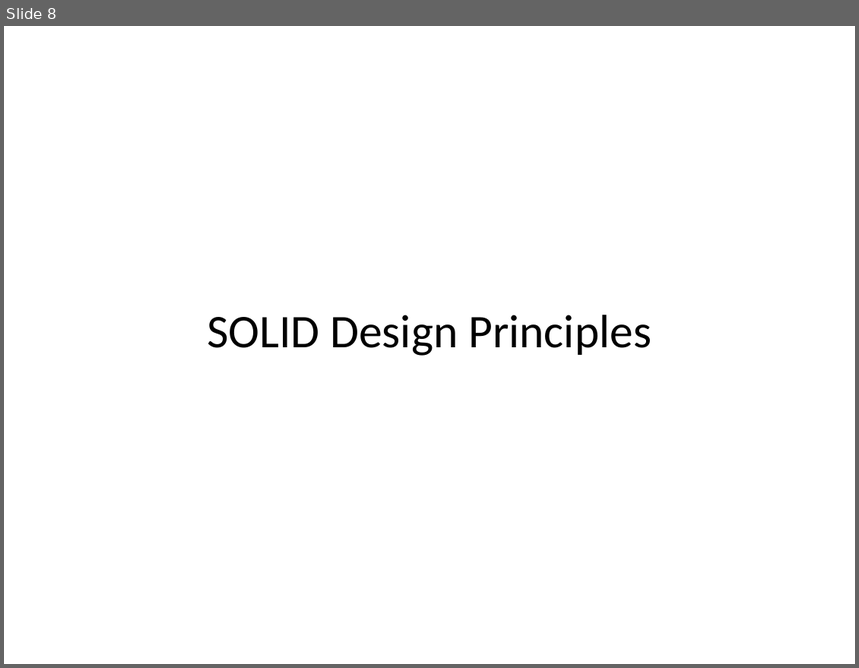
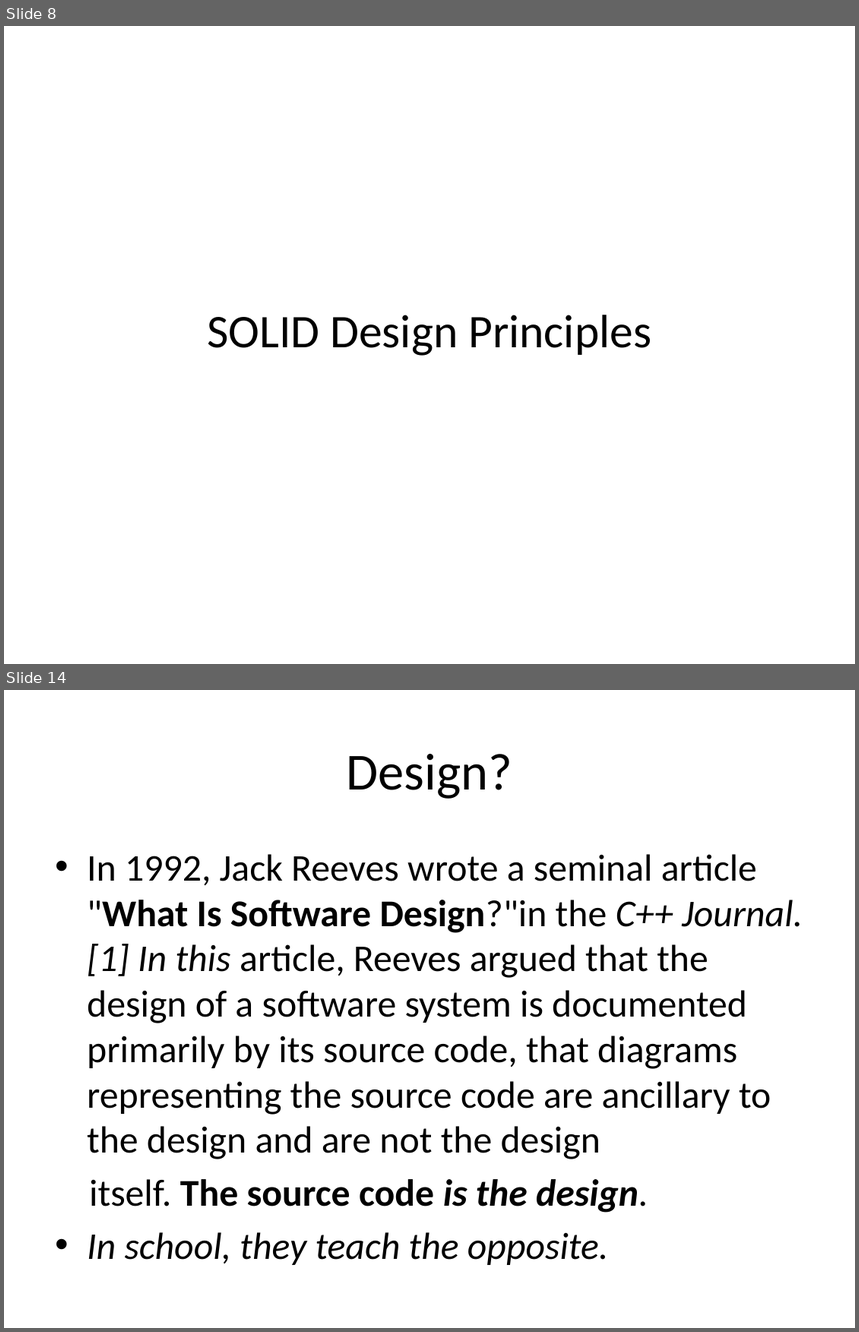
Before and after one commit to sameeri/solid, a slide deck: SOLID Principles of OOD v2.pptx. Shown one above the other, each under a label of ours: slide 8 before the commit, slides 8 and 14 after it; the slides between them are not shown. The pictures are 859x668 and 859x1332 pixels, drawn with LibreOffice and Linux fonts; fonts in the diff are those of the drawing. Boxes give left, top, right and bottom in pixels: in the first picture for what was removed or moved away, otherwise in the second. Text is boxed around its words. In the diff, an @@ line names an element or a change of style, - is before the commit and + after.

```diff
--- a/SOLID Principles of OOD v2.pptx
+++ b/SOLID Principles of OOD v2.pptx
@@ slide 14 added at bbox=[4, 690, 855, 1328], background #FFFFFF @@
@@ title added at bbox=[347, 754, 512, 799], 44 pt, text #000000 @@
+Design?
@@ text added at bbox=[87, 854, 803, 1265], 32 pt, text #000000 @@
+• In 1992, Jack Reeves wrote a seminal article "What Is Software Design?"in the C++ Journal.[1] In this article, Reeves argued that the design of a software system is documented primarily by its source code, that diagrams representing the source code are ancillary to the design and are not the design
+itself. The source code is the design.
+• In school, they teach the opposite.
```
Also in this commit, not shown: 11 slides changed, 9 other slides added, 5 slides removed.
